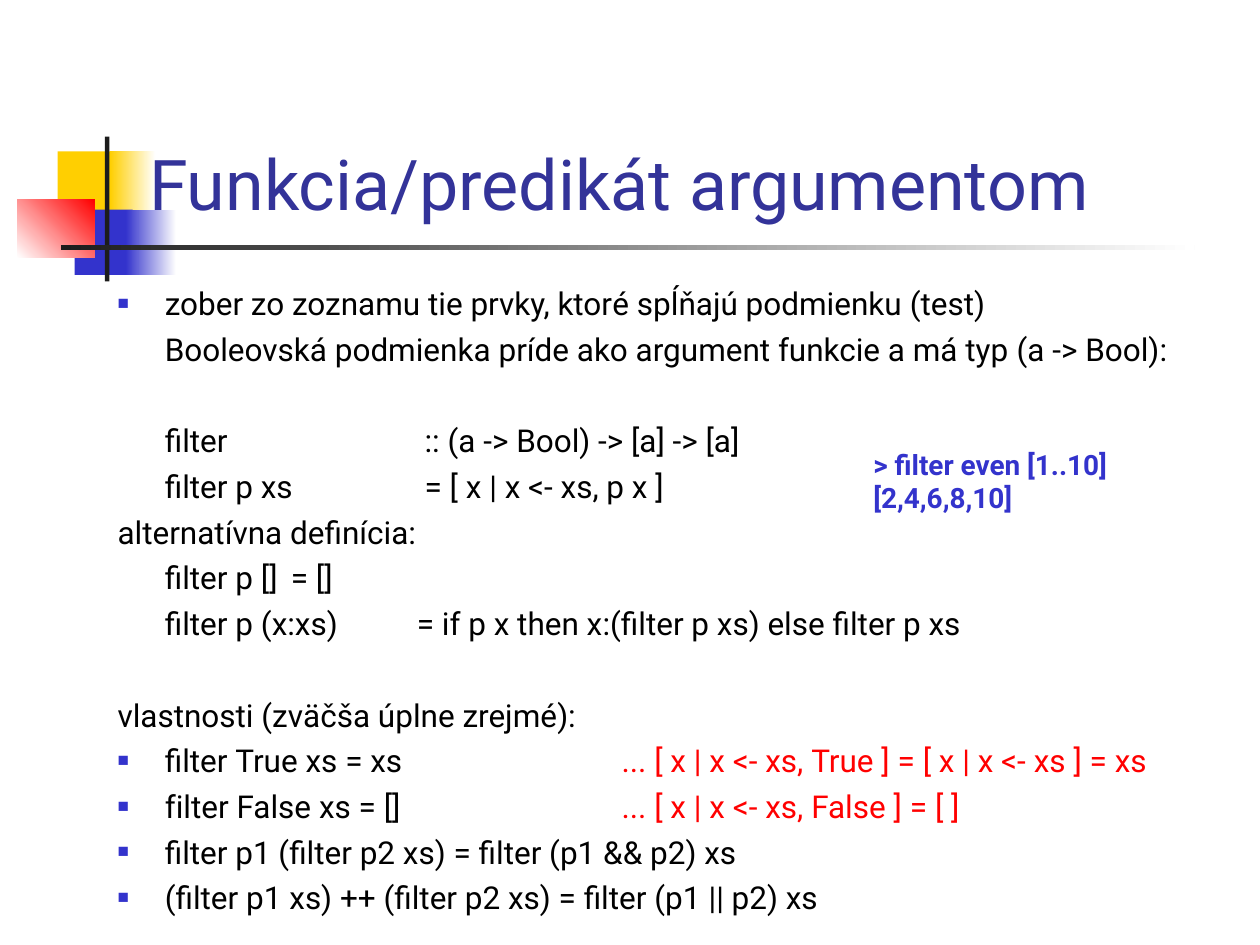
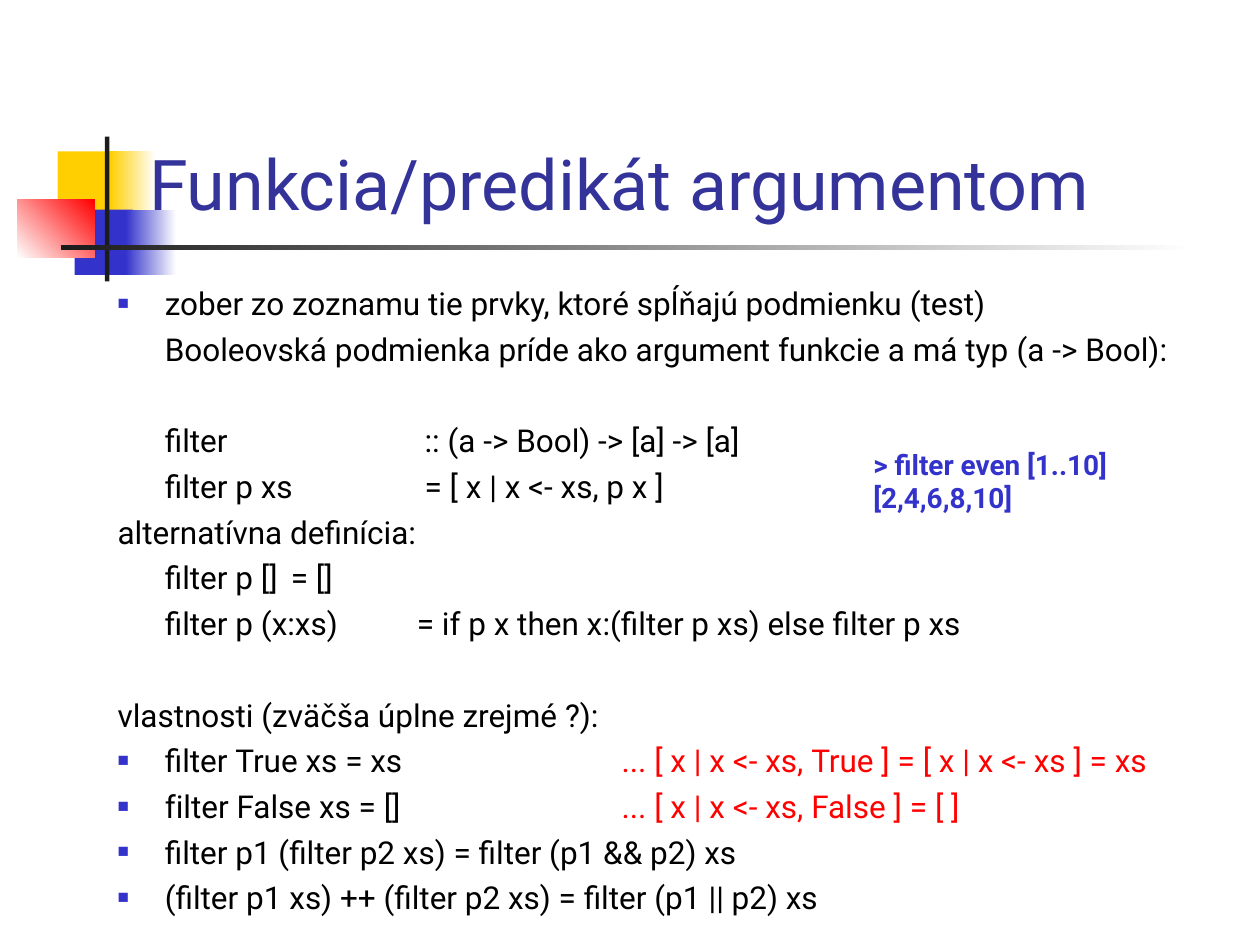
Before and after one commit to Funkcionalne/Prednasky, a slide deck: slide 7 of 02/02_fpro.ppt. Drawn at 1260x945 pixels with LibreOffice and Linux fonts; fonts in the diff are those of the drawing. Boxes give left, top, right and bottom in pixels: in the first picture for what was removed or moved away, otherwise in the second. Text is boxed around its words. In the diff, an @@ line names an element or a change of style, - is before the commit and + after.

```diff
--- a/02/02_fpro.ppt
+++ b/02/02_fpro.ppt
@@ text at bbox=[118, 702, 557, 734]: text changed @@
-vlastnosti (zväčša úplne zrejmé):
+vlastnosti (zväčša úplne zrejmé ?):
```
Also in this commit, not shown: 12 other slides changed, 2 other files.
